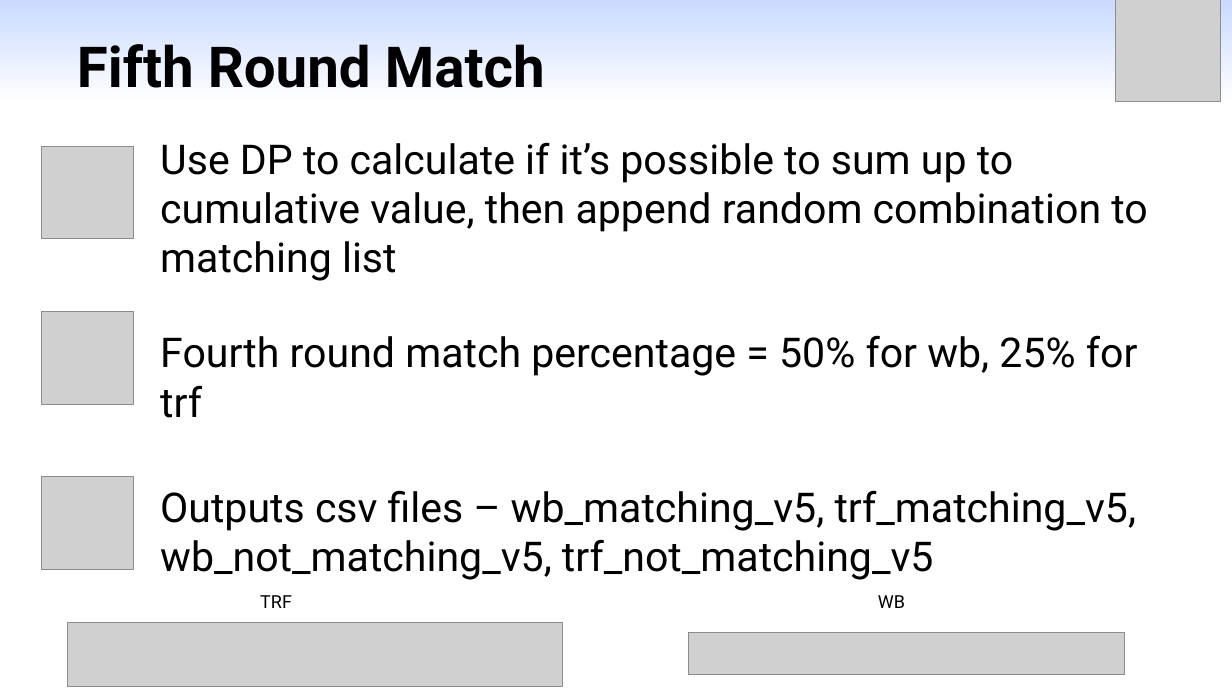
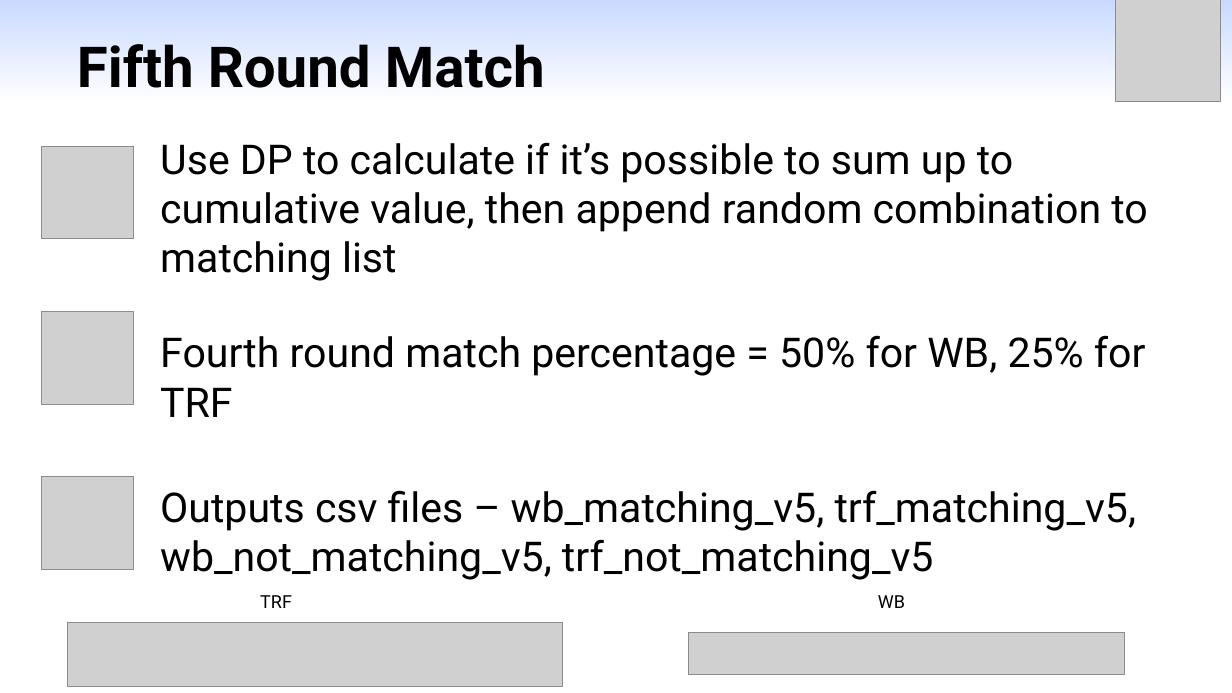
Before and after one commit to yangml103/webull_order_match, a slide deck: slide 10 of Presentation_Matching_2.pptx. Drawn at 1232x693 pixels with LibreOffice and Linux fonts; fonts in the diff are those of the drawing; grey boxes stand for pictures. Boxes give left, top, right and bottom in pixels: in the first picture for what was removed or moved away, otherwise in the second. Text is boxed around its words. In the diff, an @@ line names an element or a change of style, - is before the commit and + after.

```diff
--- a/Presentation_Matching_2.pptx
+++ b/Presentation_Matching_2.pptx
@@ text at (160, 335, 1146, 417): text changed @@
-Fourth round match percentage = 50% for wb, 25% for trf
+Fourth round match percentage = 50% for WB, 25% for TRF
```
Also in this commit, not shown: 3 other slides changed.
